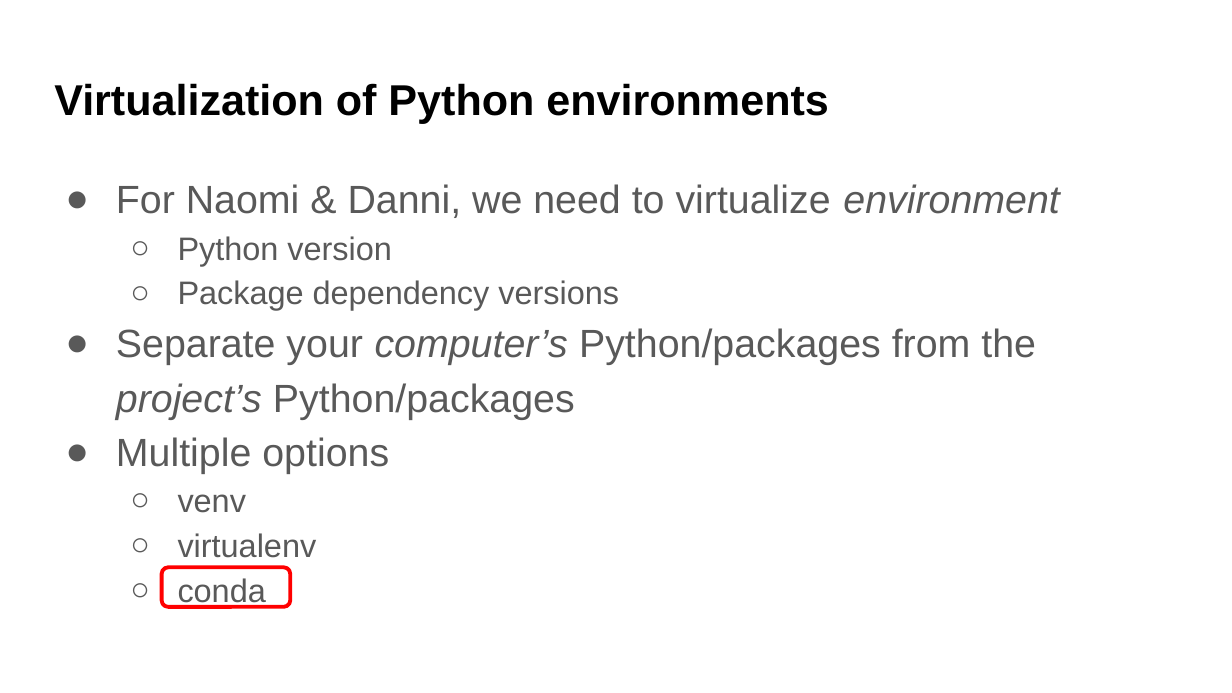
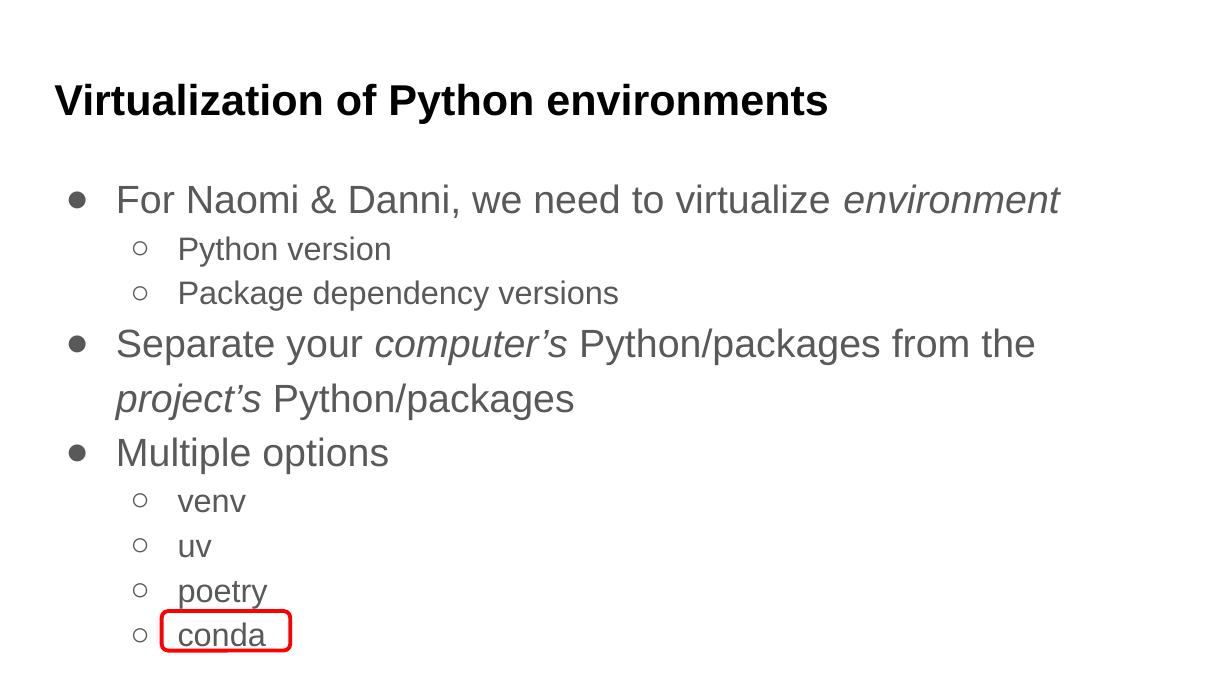
Before and after one commit to UWDATA515/lecture-materials, a slide deck: slide 11 of 07/00__DATA515_07_VirtualEnvironments.pptx. Drawn at 1232x693 pixels with LibreOffice and Linux fonts; fonts in the diff are those of the drawing; background and template pictures are left out. Boxes give left, top, right and bottom in pixels: in the first picture for what was removed or moved away, otherwise in the second. Text is boxed around its words. In the diff, an @@ line names an element or a change of style, - is before the commit and + after.

```diff
--- a/07/00__DATA515_07_VirtualEnvironments.pptx
+++ b/07/00__DATA515_07_VirtualEnvironments.pptx
@@ text at box(178, 540, 268, 608): text changed @@
-  ○ virtualenv
+  ○ uv
+  ○ poetry
@@ rounded rectangle: place and size @@
-rounded rectangle at box(161, 568, 290, 607)
+rounded rectangle at box(161, 611, 290, 650)
```
Also in this commit, not shown: 1 other file.
